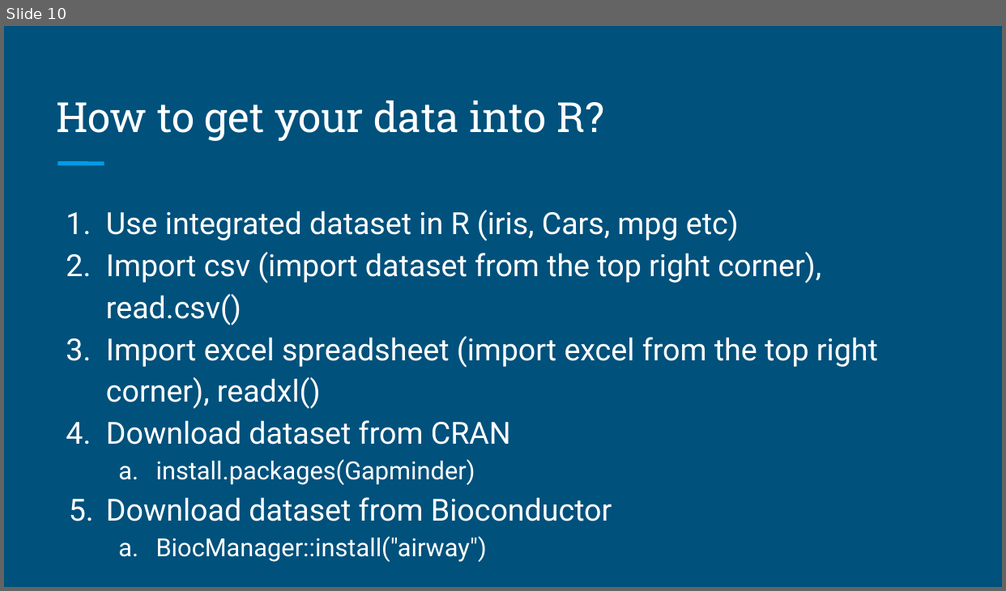
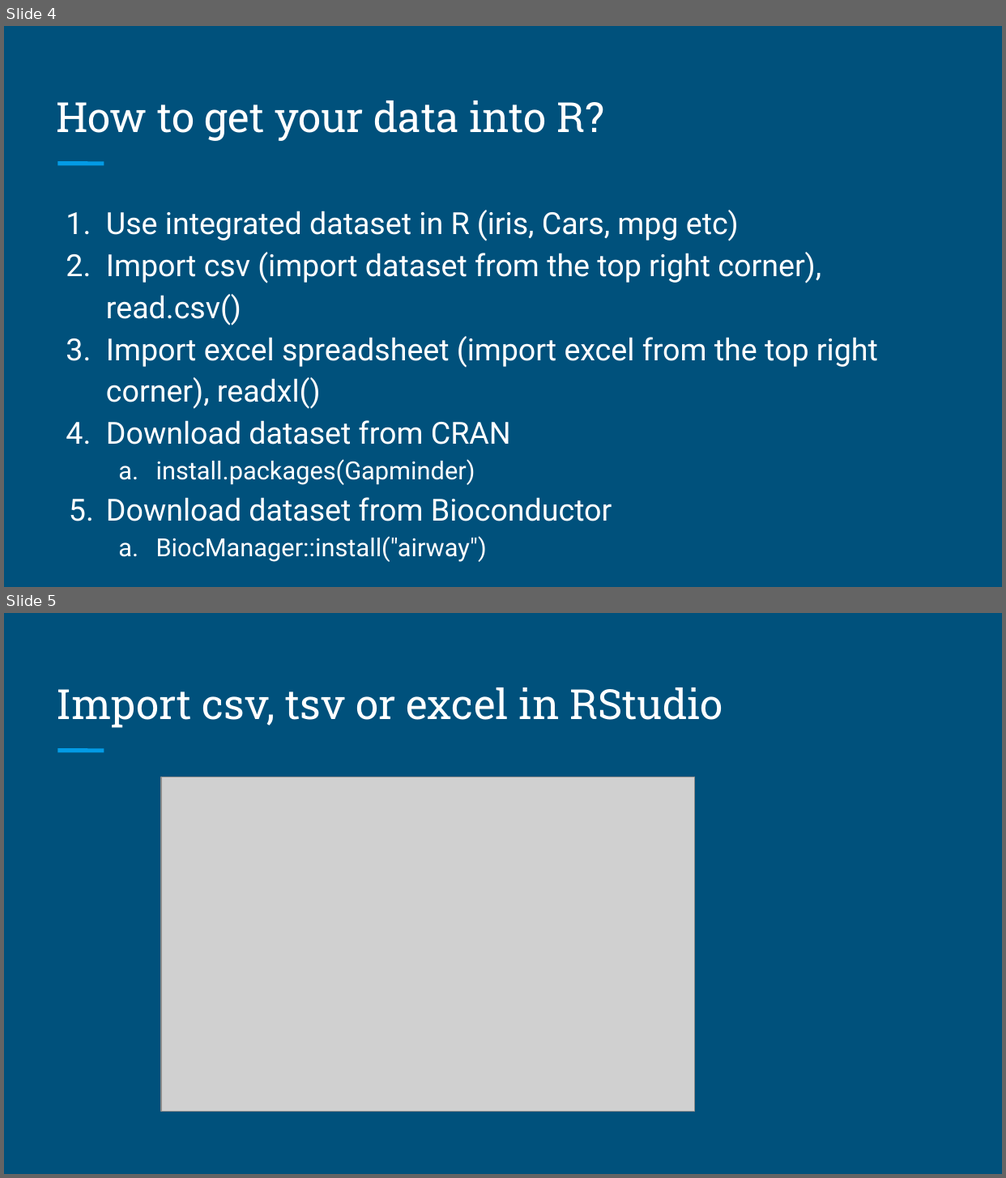
Before and after one commit to brandonyph/APB-Workshop-DataAnalyticsEssentials, a slide deck: Week4-Data-Import-and-Transformation/Week 4-Data Transformation.pptx. Shown one above the other, each under a label of ours: slide 10 before the commit, slides 4 and 5 after it. The pictures are 1006x591 and 1006x1178 pixels, drawn with LibreOffice and Linux fonts; fonts in the diff are those of the drawing; grey boxes stand for pictures. Boxes give left, top, right and bottom in pixels: in the first picture for what was removed or moved away, otherwise in the second. Text is boxed around its words. In the diff, an @@ line names an element or a change of style, - is before the commit and + after.

```diff
--- a/Week4-Data-Import-and-Transformation/Week 4-Data Transformation.pptx
+++ b/Week4-Data-Import-and-Transformation/Week 4-Data Transformation.pptx
@@ slide 5 added at [4, 613, 1002, 1174], background #00517C; not listed: 1 template element that a slide beside it also shows @@
@@ text added at [56, 688, 723, 728], 30 pt, text #FFFFFF @@
+Import csv, tsv or excel in RStudio
@@ picture added at [160, 777, 695, 1112] @@
@@ what was slide 10 is now slide 4 @@
```
Also in this commit, not shown: 6 slides changed, 4 other slides added, 1 slide removed.
